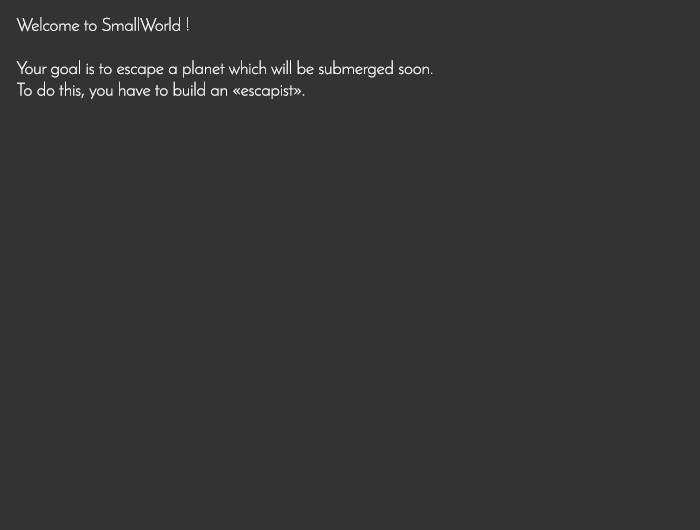
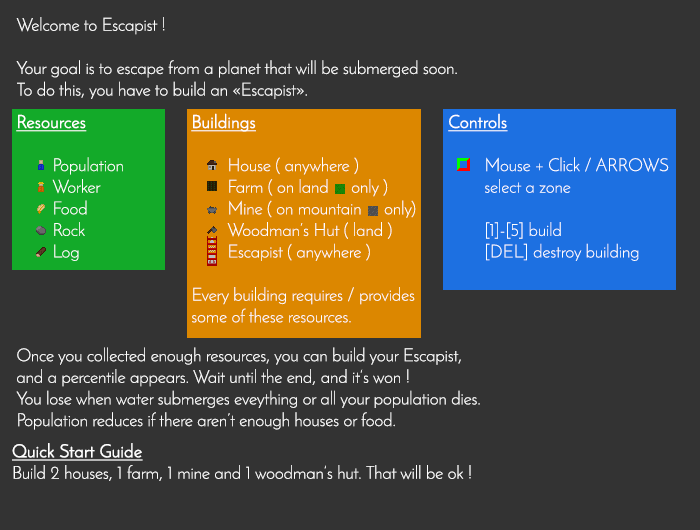
Layer changes from the first 700 × 530 image to the second:
added group "Groupe 1" with 10 layers above "Quick Start Guide Build 2 houses, 1 farm, 1 mine and 1 woodman’" over [36, 160, 217, 266]
added layer "log" in group "Groupe 1" over [36, 247, 46, 257]
added layer "food" in group "Groupe 1" over [37, 204, 45, 214]
added layer "rock" in group "Groupe 1" over [36, 226, 46, 235]
added layer "build_escapist" in group "Groupe 1" over [207, 236, 217, 266]
added layer "build_woodman" in group "Groupe 1" over [207, 226, 217, 234]
added layer "build_house" in group "Groupe 1" over [207, 160, 217, 170]
added layer "build_farm" in group "Groupe 1" over [207, 181, 217, 191]
added layer "Quick Start Guide Build 2 houses, 1 farm, 1 mine and 1 woodman’" above "Once you collected enough resources, you can build your Escapis" over [12, 443, 471, 481]
added layer "Once you collected enough resources, you can build your Escapis" above "tile_grass" over [16, 347, 480, 430]
added layer "tile_grass" above "tile_mountain" over [335, 184, 345, 194]
added layer "tile_mountain" above "Calque 4" over [368, 206, 378, 216]
added layer "Calque 4" above "Controls Mouse + Click / ARROWS select a zone [1]-[5] buil" over [457, 158, 470, 171]
added layer "Controls Mouse + Click / ARROWS select a zone [1]-[5] buil" above "Buildings House ( anywhere ) Farm ( on land only ) Mine" over [448, 113, 669, 261]
added layer "Buildings House ( anywhere ) Farm ( on land only ) Mine" above "Resources Population Worker Food Rock Log" over [191, 113, 416, 323]
added layer "Resources Population Worker Food Rock Log" above "Welcome to Escapist ! Your goal is to escape from a planet tha" over [16, 114, 123, 261]
renamed "Welcome to SmallWorld ! Your goal is to escape a planet which" to "Welcome to Escapist ! Your goal is to escape from a planet tha", painted on it over [102, 17, 457, 99]
added layer "Calque 3" above "Calque 1" over [12, 109, 676, 338]
…and 3 more changes (3 added)
